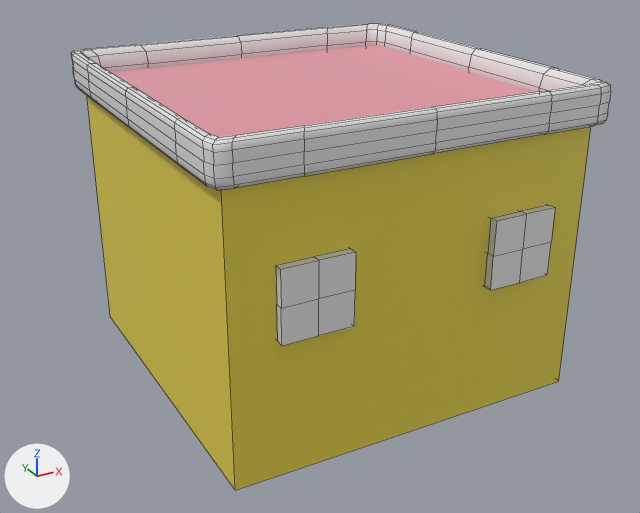
The Blender file Models/casa2.blend, before and after one commit.
Before and after are seen from a camera (50 mm lens) standing at (-2.47, -4.49, 2.9) and looking at (-0.1, -0.18, 0.74). Lighting does not change. The marker at lower left points along +X, +Y and +Z. Mesh edges are drawn as thin lines.

The first picture shows 'House', 'Roof', 'windows'.
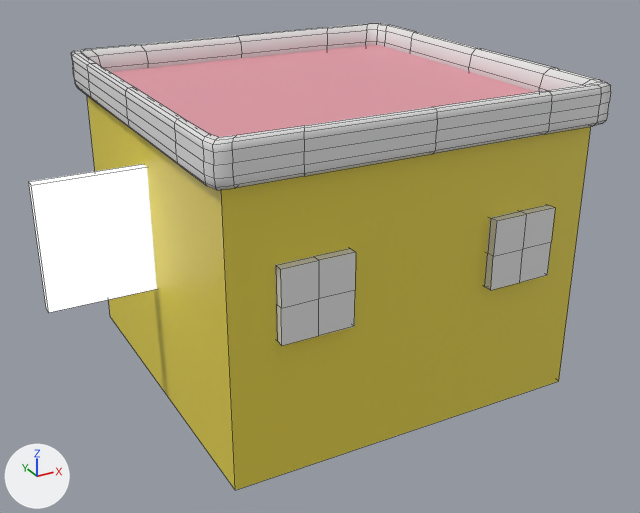
Where the change shows, as pixel boxes [x1, y1, x2, y2] in the pictures (640 x 513 px):
'banner', added
    after: [29, 164, 157, 313]

What changed in the scene script:
```text
Add mat_banner:
    mat_banner = emission_material('banner')
    mat_banner.base_color = (1.0, 1.0, 1.0)  # white #ffffff
Add me_cube_002:
    me_cube_002.from_pydata(...)  # a box spanning x -1.0..1.0, y -1.0..1.0, z -22.9..1.0
    me_cube_002.materials.append(mat_banner)  # white #ffffff
Add ob_banner:
    ob_banner = bpy.data.objects.new('banner', me_cube_002)
    ob_banner.location = (-1.377, -0.015, 1.391)
    ob_banner.scale = (0.316, 0.0312, 0.0305)
```
